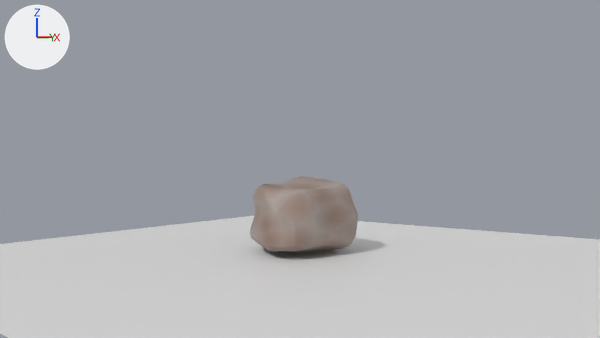
Two versions of the Blender file Texturing_and_Shader.blend, one commit apart.
Both versions are drawn from the file's camera 'Camera'. The lights are fixed; the arrows at upper left show +X, +Y and +Z. The picture after the commit comes second.

In view in the first picture: 'Plane', 'Rock_001'.
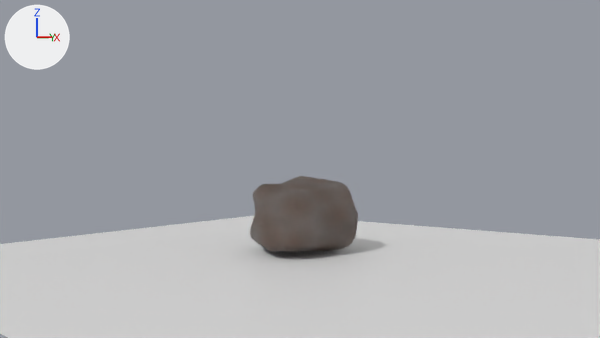
Boxes [x1, y1, x2, y2] around the edits, measured in the pictures (600 x 338 px):
'Rock_001', surface changed (darker)
    both: [250, 176, 358, 251]

Patch to the scene script:
```diff
--- a/Texturing_and_Shader.blend.py
+++ b/Texturing_and_Shader.blend.py
@@ mat_rock_001_material @@
 n11 = _N.new('ShaderNodeBump'); n11.name = 'Bump'
 n11.inputs[0].default_value = 0.775  # 'Strength'
+n11.inputs[1].default_value = 2.901  # 'Distance'
 n12 = _N.new('ShaderNodeValToRGB'); n12.name = 'Color Ramp.002'
```
